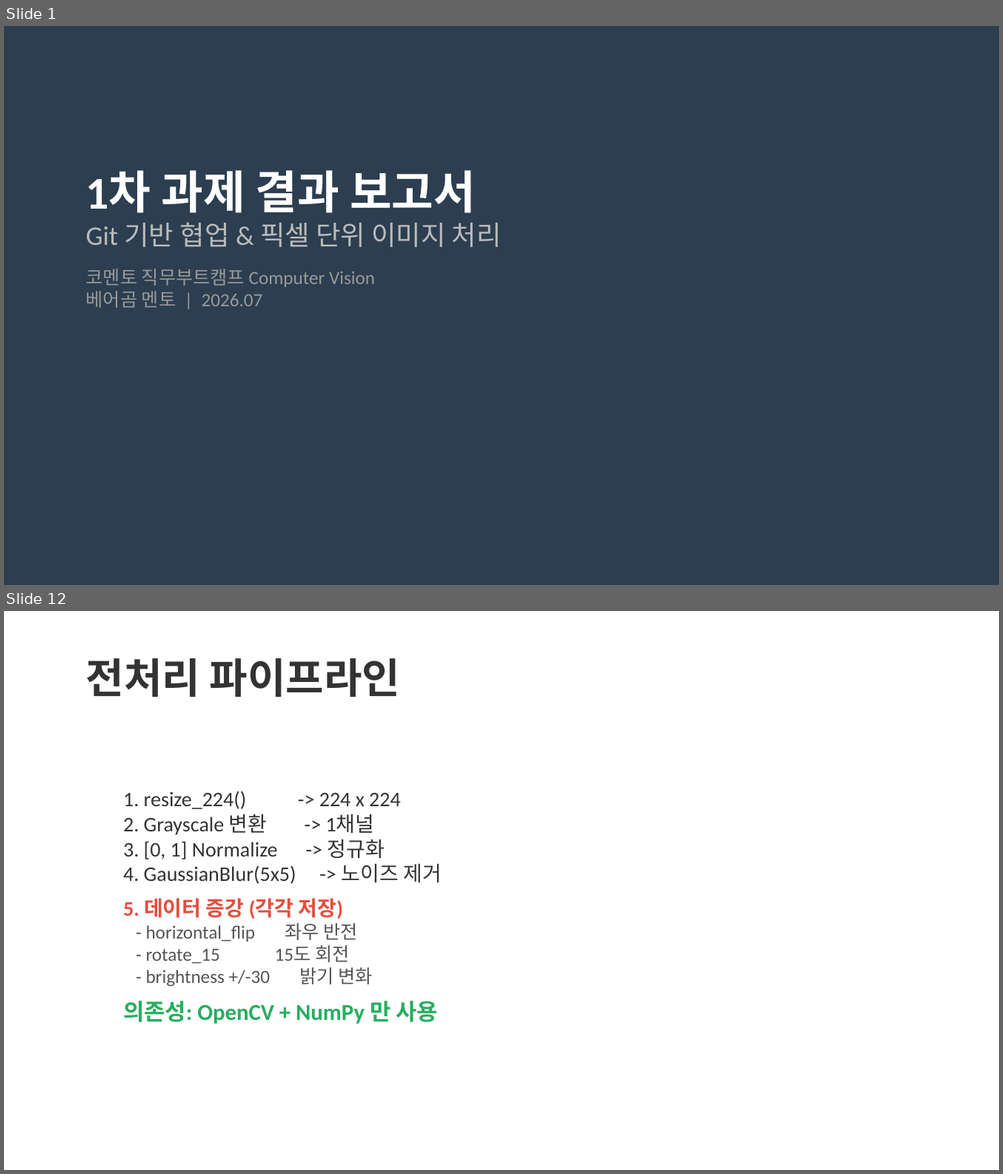
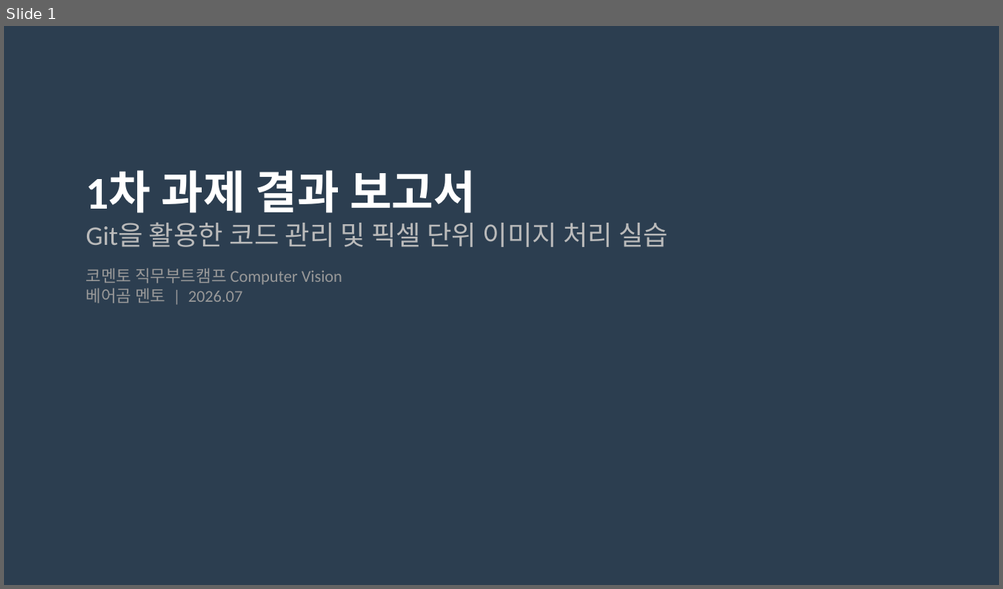
Before and after one commit to jsm0308/Bootcamp-CV, a slide deck: presentation.pptx. Shown one above the other, each under a label of ours: slides 1 and 12 before the commit, slide 1 after it; the slides between them are not shown. The pictures are 1003x1174 and 1003x589 pixels, drawn with LibreOffice and Linux fonts; fonts in the diff are those of the drawing. Boxes give left, top, right and bottom in pixels: in the first picture for what was removed or moved away, otherwise in the second. Text is boxed around its words. In the diff, an @@ line names an element or a change of style, - is before the commit and + after.

```diff
--- a/presentation.pptx
+++ b/presentation.pptx
@@ slide 12 removed at (x1=4, y1=611, x2=999, y2=1170), background #FFFFFF @@
@@ text removed at (x1=86, y1=658, x2=400, y2=697) @@
-전처리 파이프라인
@@ text removed at (x1=123, y1=791, x2=441, y2=1024) @@
-1. resize_224() -> 224 x 224
-2. Grayscale 변환 -> 1채널
-3. [0, 1] Normalize -> 정규화
-4. GaussianBlur(5x5) -> 노이즈 제거
-5. 데이터 증강 (각각 저장)
-- horizontal_flip 좌우 반전
-- rotate_15 15도 회전
-- brightness +/-30 밝기 변화
-의존성: OpenCV + NumPy 만 사용
@@ slide 1 changed as well @@
@@ text at (x1=86, y1=222, x2=668, y2=247): text changed @@
-Git 기반 협업 & 픽셀 단위 이미지 처리
+Git을 활용한 코드 관리 및 픽셀 단위 이미지 처리 실습
@@ text at (x1=86, y1=268, x2=342, y2=304): size 18 to 16 pt in "코멘토 직무부트캠프 Computer Vision", "베어곰 멘토 | 2026.07" @@
```
Also in this commit, not shown: 1 other slide changed, 7 slides added, 13 other slides removed, 6 other files.
